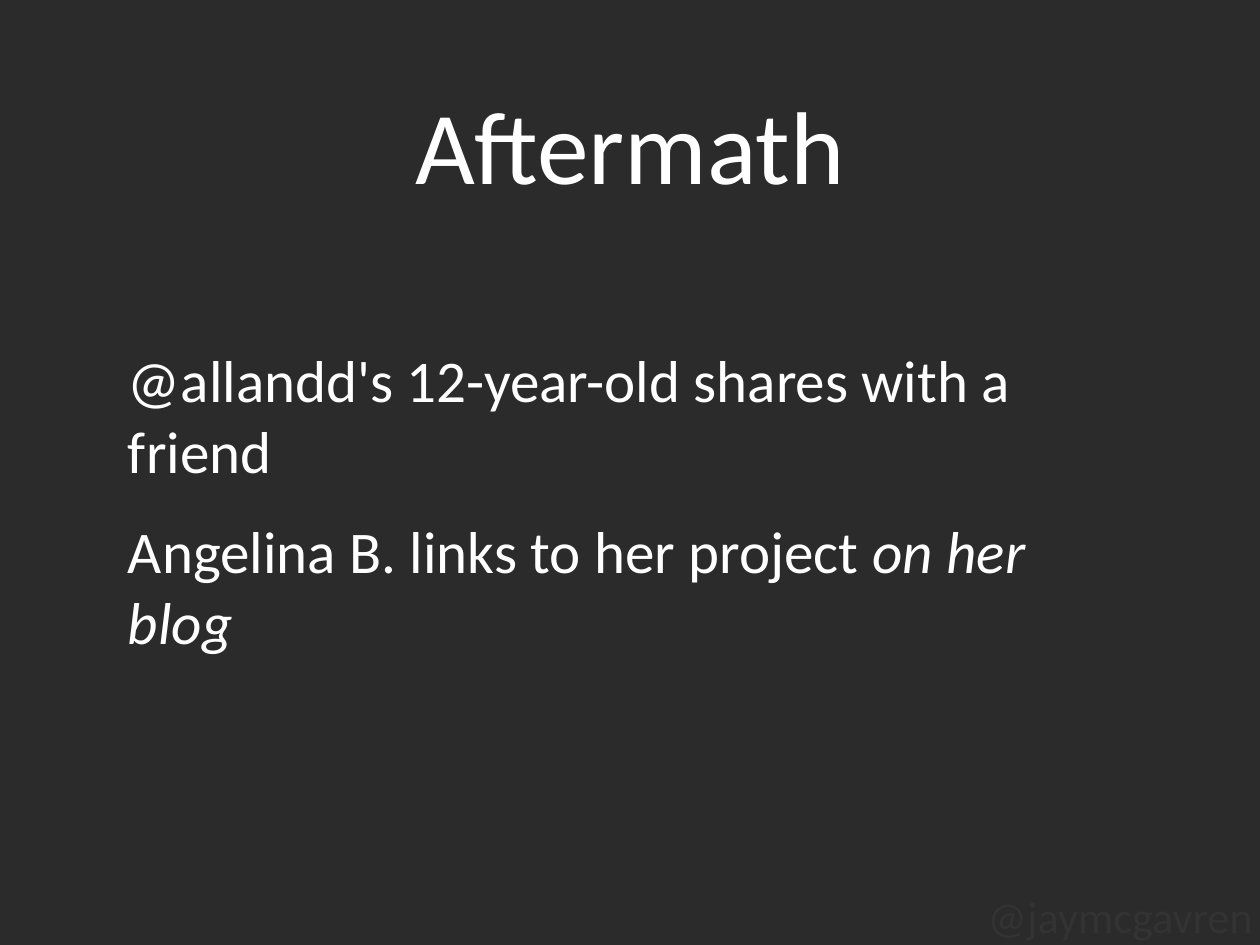
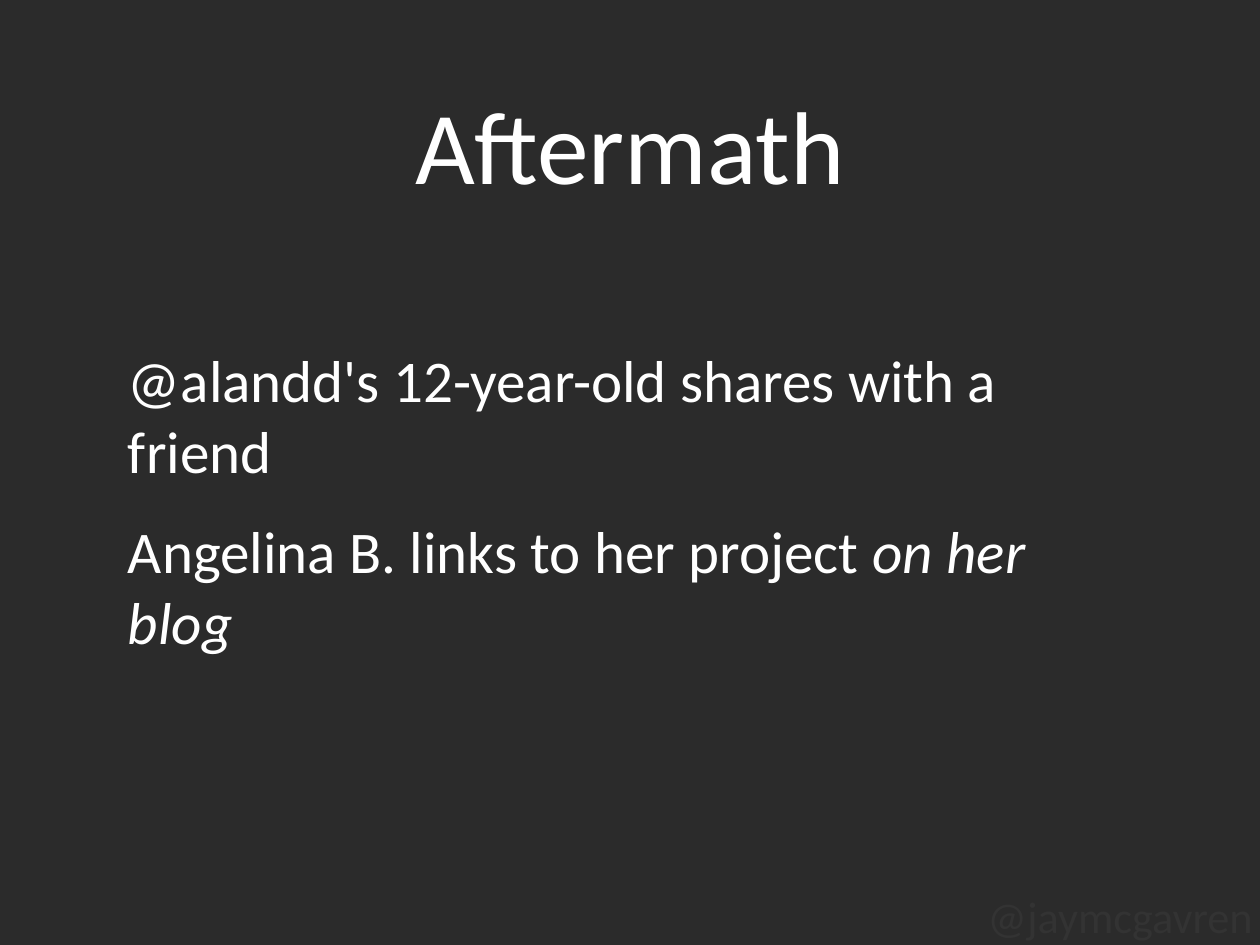
Before and after one commit to jaymcgavren/presentations, a slide deck: slide 16 of ignite_scratch/Ignite_Scratch.ppt. Drawn at 1260x945 pixels with LibreOffice and Linux fonts; fonts in the diff are those of the drawing; background and template pictures are left out; a plain dark background stands for a picture behind light text. Boxes give left, top, right and bottom in pixels: in the first picture for what was removed or moved away, otherwise in the second. Text is boxed around its words. In the diff, an @@ line names an element or a change of style, - is before the commit and + after.

Commit message:
Added zyps presentation, updated Scratch one.

```diff
--- a/ignite_scratch/Ignite_Scratch.ppt
+++ b/ignite_scratch/Ignite_Scratch.ppt
@@ text at (x1=128, y1=361, x2=996, y2=474): text changed @@
-@allandd's 12-year-old shares with a friend
+@alandd's 12-year-old shares with a friend
```
Also in this commit, not shown: 2 other files.
